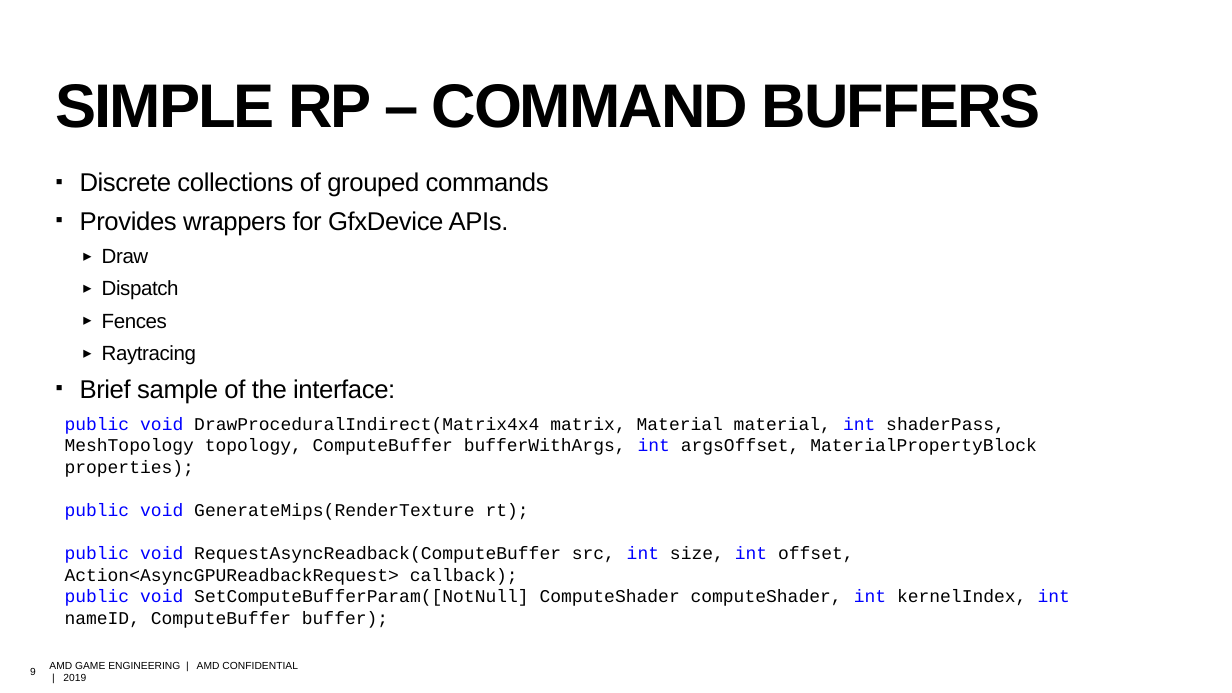
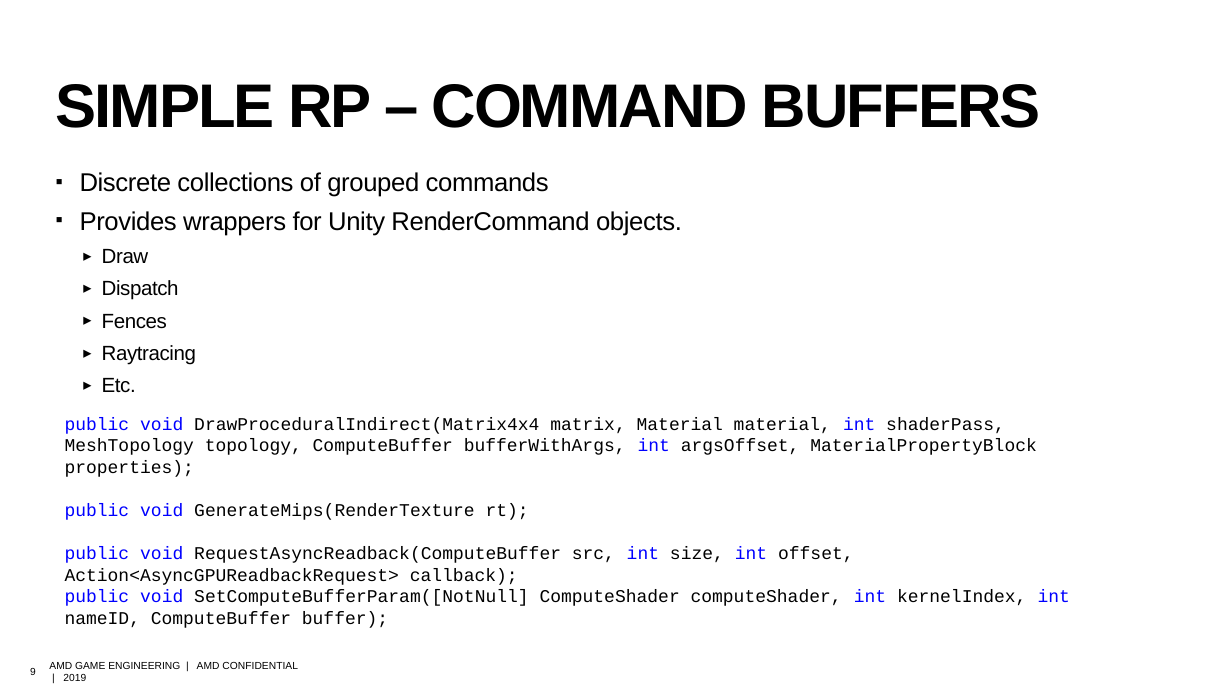
Before and after one commit to david-lively/CustomSRP, a slide deck: slide 9 of HDRP.pptx. Drawn at 1232x693 pixels with LibreOffice and Linux fonts; fonts in the diff are those of the drawing; background and template pictures are left out. Boxes give left, top, right and bottom in pixels: in the first picture for what was removed or moved away, otherwise in the second. Text is boxed around its words. In the diff, an @@ line names an element or a change of style, - is before the commit and + after.

```diff
--- a/HDRP.pptx
+++ b/HDRP.pptx
@@ text at (80, 211, 682, 236): text changed @@
-▪ Provides wrappers for GfxDevice APIs.
+▪ Provides wrappers for Unity RenderCommand objects.
@@ text at (102, 378, 136, 393): text changed; size 20 to 16 pt @@
-▪ Brief sample of the interface:
+  ▸ Etc.
```
Also in this commit, not shown: 2 other slides changed, 1 slide added.
